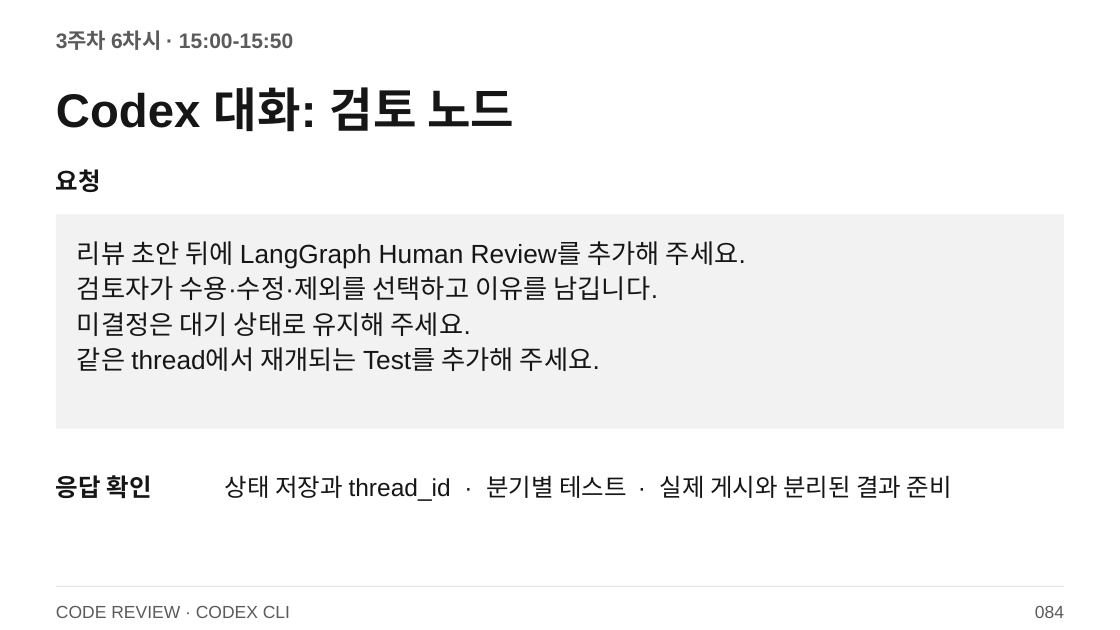
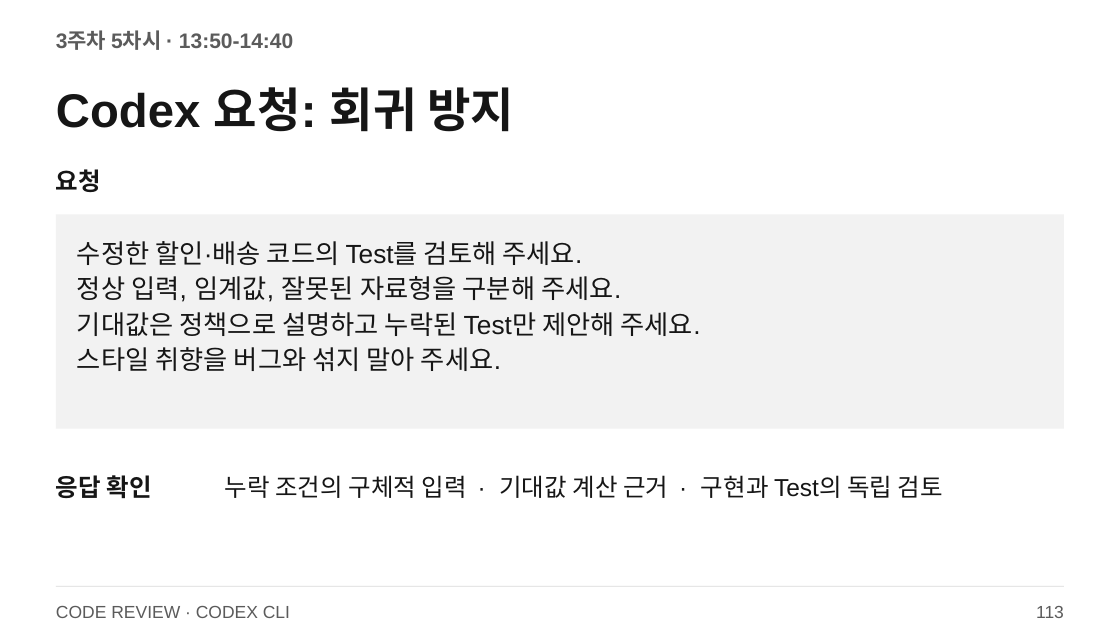
Before and after one commit to smilesjcha/llm-agent-and-workflow-automation, a slide deck: slide 113 of slides/IPA_LLM_Agent_업무자동화_Day3_2026_CODEX_CLI.pptx (slide 84 before the commit). Drawn at 1120x630 pixels with LibreOffice and Linux fonts; fonts in the diff are those of the drawing. Boxes give left, top, right and bottom in pixels: in the first picture for what was removed or moved away, otherwise in the second. Text is boxed around its words. In the diff, an @@ line names an element or a change of style, - is before the commit and + after.

```diff
--- a/slides/IPA_LLM_Agent_업무자동화_Day3_2026_CODEX_CLI.pptx
+++ b/slides/IPA_LLM_Agent_업무자동화_Day3_2026_CODEX_CLI.pptx
@@ text at (56, 31, 293, 50): text changed @@
-3주차 6차시 · 15:00-15:50
+3주차 5차시 · 13:50-14:40
@@ text at (56, 87, 514, 132): text changed @@
-Codex 대화: 검토 노드
+Codex 요청: 회귀 방지
@@ text at (77, 241, 701, 371): text changed @@
-리뷰 초안 뒤에 LangGraph Human Review를 추가해 주세요.
-검토자가 수용·수정·제외를 선택하고 이유를 남깁니다.
-미결정은 대기 상태로 유지해 주세요.
-같은 thread에서 재개되는 Test를 추가해 주세요.
+수정한 할인·배송 코드의 Test를 검토해 주세요.
+정상 입력, 임계값, 잘못된 자료형을 구분해 주세요.
+기대값은 정책으로 설명하고 누락된 Test만 제안해 주세요.
+스타일 취향을 버그와 섞지 말아 주세요.
@@ text at (225, 475, 943, 498): text changed @@
-상태 저장과 thread_id · 분기별 테스트 · 실제 게시와 분리된 결과 준비
+누락 조건의 구체적 입력 · 기대값 계산 근거 · 구현과 Test의 독립 검토
@@ text at (1036, 606, 1064, 618): text changed @@
-084
+113
```
Also in this commit, not shown: 70 other slides changed, 98 slides added, 13 slides removed, 27 other files.
